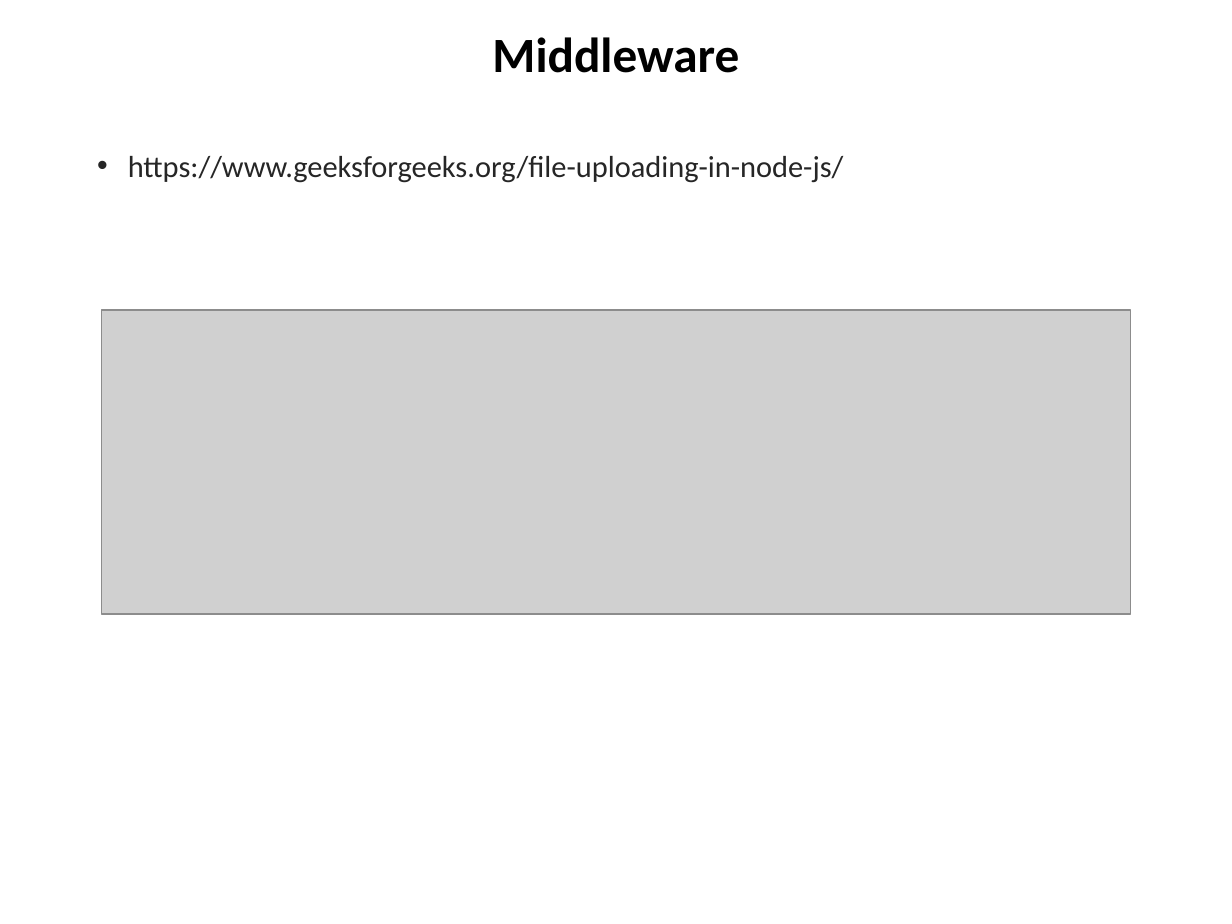
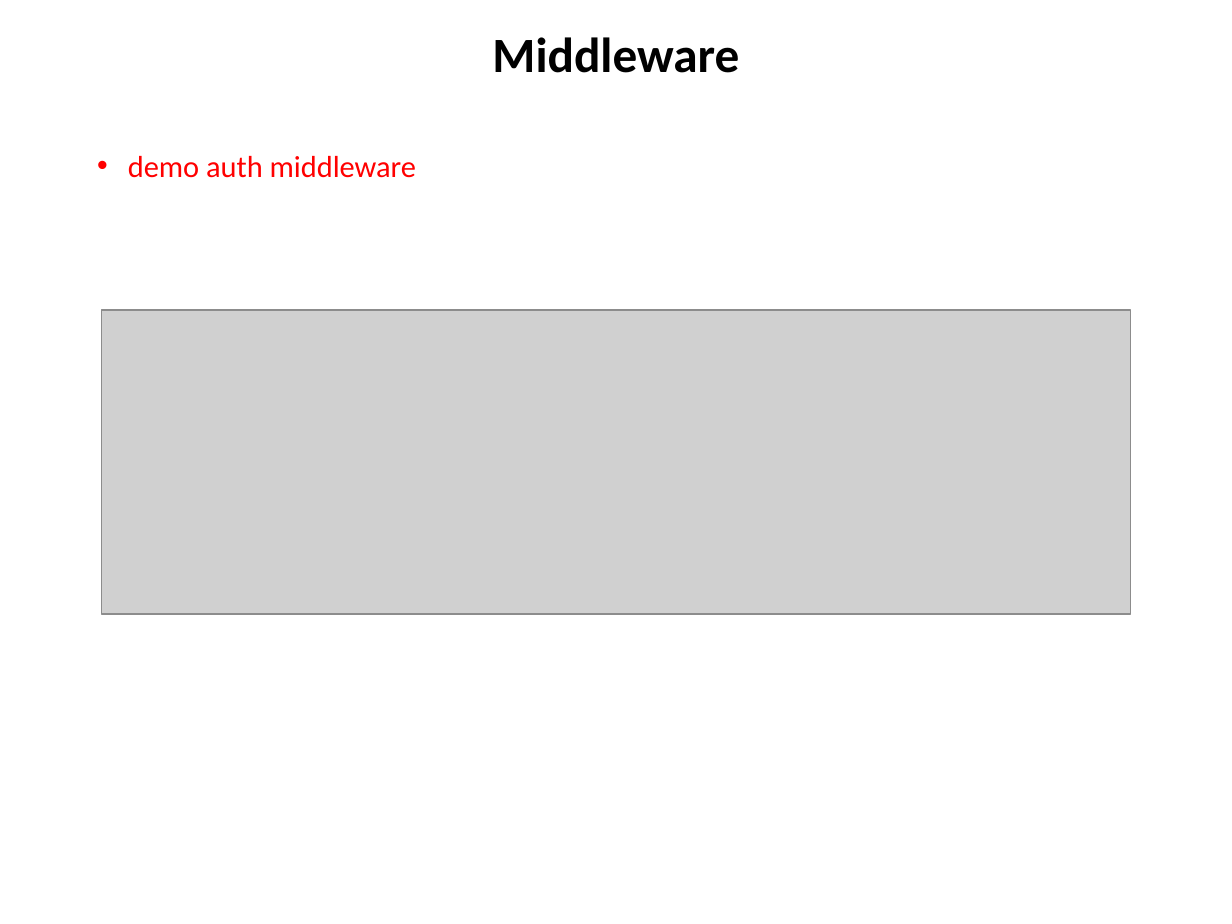
Before and after one commit to chuacw/SGUS-Slides, a slide deck: slide 12 of BCI - Day11 - Node-Express 2.pptx (slide 10 before the commit). Drawn at 1232x924 pixels with LibreOffice and Linux fonts; fonts in the diff are those of the drawing; grey boxes stand for pictures. Boxes give left, top, right and bottom in pixels: in the first picture for what was removed or moved away, otherwise in the second. Text is boxed around its words. In the diff, an @@ line names an element or a change of style, - is before the commit and + after.

```diff
--- a/BCI - Day11 - Node-Express 2.pptx
+++ b/BCI - Day11 - Node-Express 2.pptx
@@ text at (x1=128, y1=156, x2=416, y2=178): text changed; text colour #262626 to #FF0000 @@
-• https://www.geeksforgeeks.org/file-uploading-in-node-js/
+• demo auth middleware
```
Also in this commit, not shown: 2 other slides changed, 1 slide added, 1 other file.
